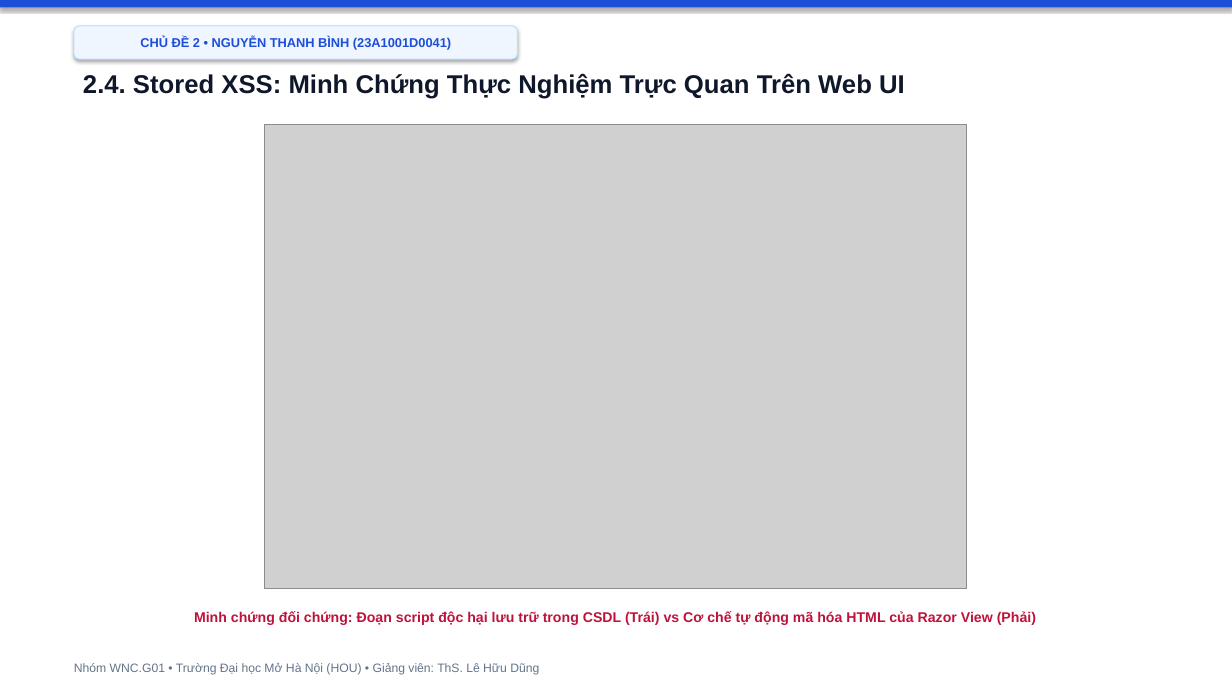
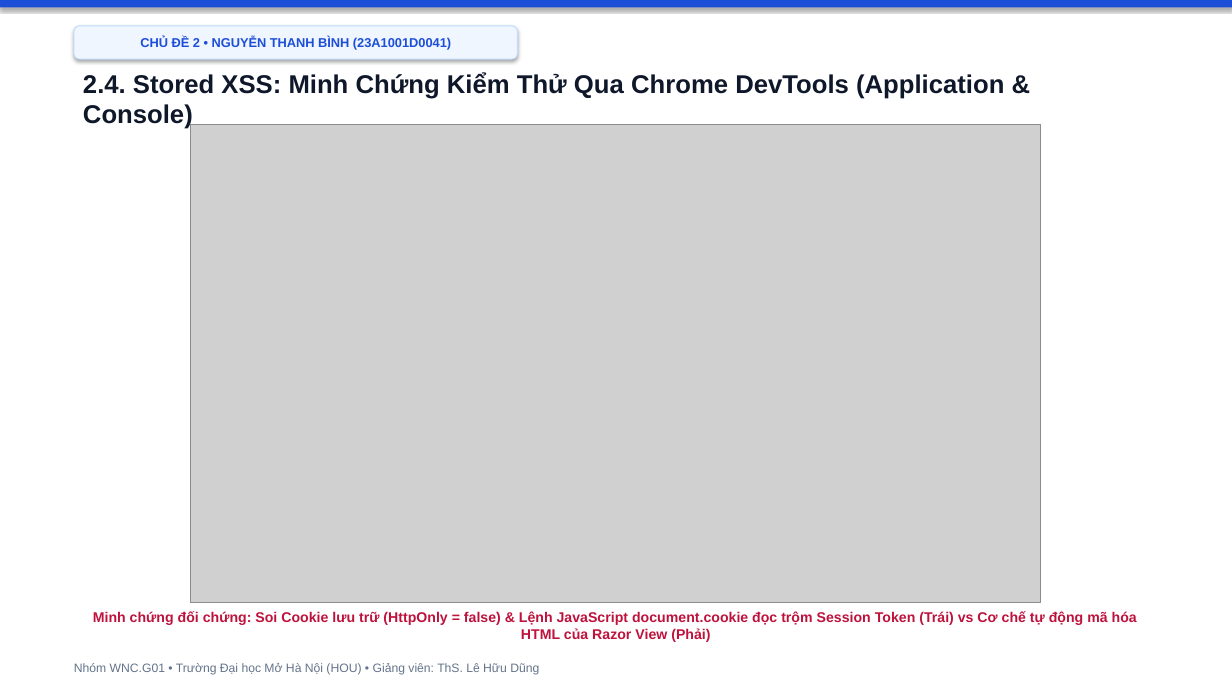
Before and after one commit to hocjsoo/OWASP_Demo, a slide deck: slide 11 of Slide_OWASP_Top3_Nhom_WNC_G01.pptx. Drawn at 1232x693 pixels with LibreOffice and Linux fonts; fonts in the diff are those of the drawing; grey boxes stand for pictures. Boxes give left, top, right and bottom in pixels: in the first picture for what was removed or moved away, otherwise in the second. Text is boxed around its words. In the diff, an @@ line names an element or a change of style, - is before the commit and + after.

Commit message:
feat: embed crystal-clear Chrome DevTools inspector views (Network, Application, Headers) into slides 5, 11, and 16

```diff
--- a/Slide_OWASP_Top3_Nhom_WNC_G01.pptx
+++ b/Slide_OWASP_Top3_Nhom_WNC_G01.pptx
@@ text at [83, 72, 1004, 130]: text changed @@
-2.4. Stored XSS: Minh Chứng Thực Nghiệm Trực Quan Trên Web UI
+2.4. Stored XSS: Minh Chứng Kiểm Thử Qua Chrome DevTools (Application & Console)
@@ picture: place and size @@
-picture at [264, 125, 967, 588]
+picture at [190, 125, 1041, 603]
@@ text at [93, 611, 1137, 642]: text changed @@
-Minh chứng đối chứng: Đoạn script độc hại lưu trữ trong CSDL (Trái) vs Cơ chế tự động mã hóa HTML của Razor View (Phải)
+Minh chứng đối chứng: Soi Cookie lưu trữ (HttpOnly = false) & Lệnh JavaScript document.cookie đọc trộm Session Token (Trái) vs Cơ chế tự động mã hóa HTML của Razor View (Phải)
```
Also in this commit, not shown: 2 other slides changed, 16 other files.
